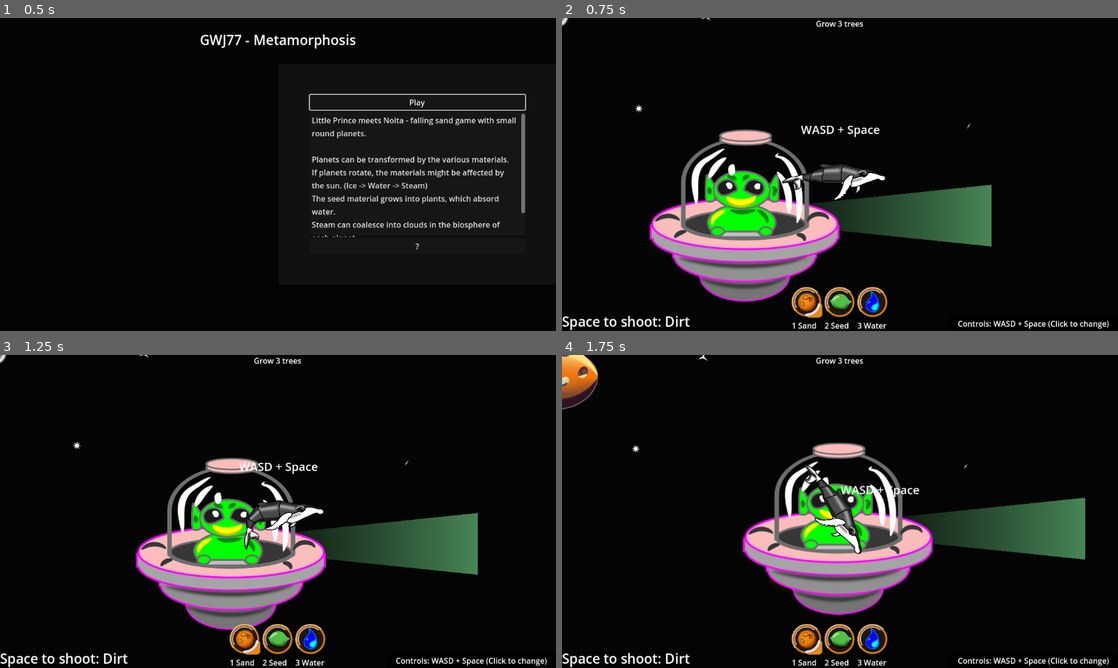
Above: before the commit, frames 1-4 (two rows, left to right).
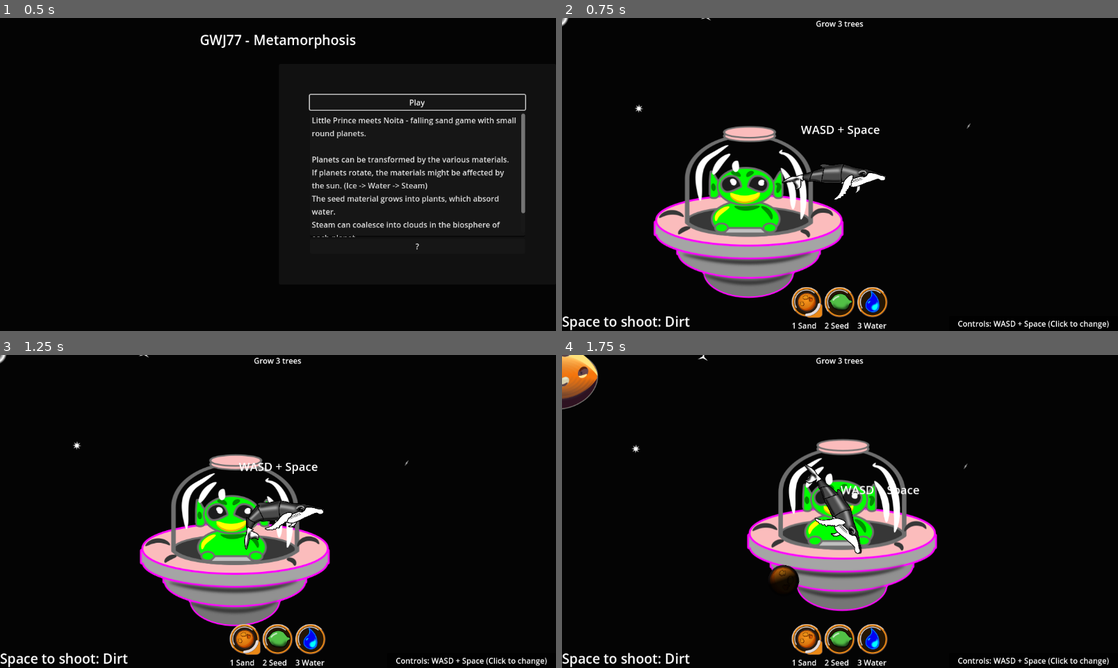
Above: after the commit, the same moments.

Repository: plexsoup/GWJ77-Metamorphosis
Game: Godot game, scene res://main.tscn
The game is run twice, just before and just after one commit, with the same random seed, the same clock (stepped at 60 frames per second) and the same inputs.
Inputs (mouse positions are in pixels of both pictures, inside the frame that each line leads up to):
- Up to frame 1 (0.5 s): no input
- Up to frame 2 (0.75 s): click "Play" at 0.5 s
- Up to frame 3 (1.25 s): no input
- Up to frame 4 (1.75 s): move the mouse to (962, 495) at 1.27 s; hold D (rotate_right) from 1.28 s (still down); hold Space (shoot) from 1.28 s (still down)

Frame 1 is identical in both runs. In frame 2, 12% of the frame differs, in the area x 15-78%, y 34-91%; in frame 3, 11%; in frame 4, 11%.

Commit message:
hyperspace anim

Diff:
--- a/Objects/alien_space_ship.gd
+++ b/Objects/alien_space_ship.gd
@@ -14,11 +14,12 @@
 var state = states.IDLE
 
 var target
+var object_in_beam
 
 # Called when the node enters the scene tree for the first time.
 func _ready() -> void:
 	start_y = global_position.y
-
+	$TractorBeam.hide()
 
 # Called every frame. 'delta' is the elapsed time since the previous frame.
 func _process(delta: float) -> void:
@@ -46,7 +47,9 @@
 		var dir = global_position.direction_to(nearest_organic.global_position)
 		$TractorBeam.points[1] = dir * 512
 		%VacuumArea.rotation = dir.angle()
-		global_position += dir * speed * delta
+		var belay_distance = 480
+		if global_position.distance_squared_to(nearest_organic.global_position) < belay_distance * belay_distance:
+			global_position += dir * speed * delta
 	else:
 		state = states.IDLE
 
@@ -67,16 +70,37 @@
 	if state == states.IDLE:
 		if randf() < 0.2:
 			state = states.SEEKING
-			$TractorBeam.show()
-		else:
+			$Sprite2D.frame = 1
+			%VacuumArea.set_deferred("monitoring", true)
+	elif state == states.SEEKING:
+		if randf() < 0.2: # give up
 			state = states.IDLE
-			$TractorBeam.hide()
+			$Sprite2D.frame = 0
+			%VacuumArea.set_deferred("monitoring", false)
 
 
 
 func _on_vacuum_area_body_entered(body: Node2D) -> void:
+	if body.is_in_group("planets"):
+		return
 	if state == states.SEEKING:
 		if body.is_in_group("seeds") or body.is_in_group("trees"):
-			body.queue_free()
-			state = states.IDLE
-			$TractorBeam.hide()
+			vacuum_up_object(body)
+
+func vacuum_up_object(body):
+	state = states.BEAMING
+	$AnimationPlayer.play("tractor_beam")
+	object_in_beam = body
+	object_in_beam.z_index = -10
+	var tween = create_tween()
+	tween.tween_property(object_in_beam, "global_position", self.global_position, 2.0)
+
+func consume_object_in_beam():
+	if object_in_beam != null and is_instance_valid(object_in_beam):
+		object_in_beam.queue_free()
+		object_in_beam = null
+
+func _on_animation_player_animation_finished(anim_name: StringName) -> void:
+	if anim_name == "tractor_beam":
+		consume_object_in_beam()
+		state = states.IDLE
--- a/Objects/alien_space_ship.tscn
+++ b/Objects/alien_space_ship.tscn
@@ -1,7 +1,72 @@
-[gd_scene load_steps=6 format=3 uid="uid://dp667gm1sla5"]
+[gd_scene load_steps=9 format=3 uid="uid://dp667gm1sla5"]
 
 [ext_resource type="Script" path="res://Objects/alien_space_ship.gd" id="1_gc3vy"]
-[ext_resource type="Texture2D" uid="uid://drk8m6mvpq3ri" path="res://assets/images/spaceship.png" id="2_o55ri"]
+[ext_resource type="Texture2D" uid="uid://byygph821p2bq" path="res://assets/images/spaceship_spritesheet.png" id="2_3njmc"]
+
+[sub_resource type="Animation" id="Animation_3vwbw"]
+resource_name = "tractor_beam"
+length = 2.0
+step = 0.125
+tracks/0/type = "value"
+tracks/0/imported = false
+tracks/0/enabled = true
+tracks/0/path = NodePath("TractorBeam:width")
+tracks/0/interp = 1
+tracks/0/loop_wrap = true
+tracks/0/keys = {
+"times": PackedFloat32Array(0, 0.125, 0.25, 0.375, 0.5, 0.625, 0.75, 0.875, 1, 1.125, 1.25, 1.375, 1.5, 1.625, 1.75, 1.875, 2),
+"transitions": PackedFloat32Array(1, 1, 1, 1, 1, 1, 1, 1, 1, 1, 1, 1, 1, 1, 1, 1, 1),
+"update": 0,
+"values": [64.0, 96.0, 64.0, 48.0, 64.0, 96.0, 64.0, 48.0, 64.0, 96.0, 64.0, 48.0, 64.0, 96.0, 64.0, 48.0, 64.0]
+}
+tracks/1/type = "value"
+tracks/1/imported = false
+tracks/1/enabled = true
+tracks/1/path = NodePath("TractorBeam:visible")
+tracks/1/interp = 1
+tracks/1/loop_wrap = true
+tracks/1/keys = {
+"times": PackedFloat32Array(0, 2),
+"transitions": PackedFloat32Array(1, 1),
+"update": 1,
+"values": [true, false]
+}
+
+[sub_resource type="Animation" id="Animation_afjy0"]
+length = 0.001
+tracks/0/type = "value"
+tracks/0/imported = false
+tracks/0/enabled = true
+tracks/0/path = NodePath("TractorBeam:width")
+tracks/0/interp = 1
+tracks/0/loop_wrap = true
+tracks/0/keys = {
+"times": PackedFloat32Array(0),
+"transitions": PackedFloat32Array(1),
+"update": 0,
+"values": [64.0]
+}
+tracks/1/type = "value"
+tracks/1/imported = false
+tracks/1/enabled = true
+tracks/1/path = NodePath("TractorBeam:visible")
+tracks/1/interp = 1
+tracks/1/loop_wrap = true
+tracks/1/keys = {
+"times": PackedFloat32Array(0),
+"transitions": PackedFloat32Array(1),
+"update": 1,
+"values": [false]
+}
+
+[sub_resource type="AnimationLibrary" id="AnimationLibrary_y7k13"]
+_data = {
+"RESET": SubResource("Animation_afjy0"),
+"tractor_beam": SubResource("Animation_3vwbw")
+}
+
+[sub_resource type="RectangleShape2D" id="RectangleShape2D_itb2o"]
+size = Vector2(314.045, 130.031)
 
 [sub_resource type="Curve" id="Curve_hyxup"]
 max_value = 2.0
@@ -12,32 +77,37 @@
 offsets = PackedFloat32Array(0, 0.98827)
 colors = PackedColorArray(0, 0, 0, 0.631373, 0.345595, 0.654762, 0.421409, 0.741176)
 
-[sub_resource type="RectangleShape2D" id="RectangleShape2D_itb2o"]
-size = Vector2(314.045, 130.031)
-
 [node name="SpaceShip" type="Node2D"]
 script = ExtResource("1_gc3vy")
 
+[node name="Sprite2D" type="Sprite2D" parent="."]
+texture = ExtResource("2_3njmc")
+hframes = 2
+
+[node name="DecisionTimer" type="Timer" parent="."]
+wait_time = 3.5
+autostart = true
+
+[node name="AnimationPlayer" type="AnimationPlayer" parent="."]
+libraries = {
+"": SubResource("AnimationLibrary_y7k13")
+}
+
+[node name="VacuumArea" type="Area2D" parent="."]
+unique_name_in_owner = true
+
+[node name="CollisionShape2D" type="CollisionShape2D" parent="VacuumArea"]
+position = Vector2(353.054, -1.04548)
+rotation = 0.00919545
+shape = SubResource("RectangleShape2D_itb2o")
+
 [node name="TractorBeam" type="Line2D" parent="."]
+visible = false
 points = PackedVector2Array(0, 0, 512, 0)
 width = 64.0
 width_curve = SubResource("Curve_hyxup")
 gradient = SubResource("Gradient_1be0k")
 
-[node name="VacuumArea" type="Area2D" parent="TractorBeam"]
-unique_name_in_owner = true
-
-[node name="CollisionShape2D" type="CollisionShape2D" parent="TractorBeam/VacuumArea"]
-position = Vector2(353.054, -1.04548)
-rotation = 0.00919545
-shape = SubResource("RectangleShape2D_itb2o")
-
-[node name="Sprite2D" type="Sprite2D" parent="."]
-texture = ExtResource("2_o55ri")
-
-[node name="DecisionTimer" type="Timer" parent="."]
-wait_time = 3.5
-autostart = true
-
-[connection signal="body_entered" from="TractorBeam/VacuumArea" to="." method="_on_vacuum_area_body_entered"]
 [connection signal="timeout" from="DecisionTimer" to="." method="_on_decision_timer_timeout"]
+[connection signal="animation_finished" from="AnimationPlayer" to="." method="_on_animation_player_animation_finished"]
+[connection signal="body_entered" from="VacuumArea" to="." method="_on_vacuum_area_body_entered"]
--- a/game_level.gd
+++ b/game_level.gd
@@ -15,6 +15,8 @@
 var aliens_destroyed : int = 0
 var civilizations_built : int = 0
 
+enum states { PLAYING, HYPERSPACE }
+var state = states.PLAYING
 
 func _init():
 	Globals.current_level = self
@@ -23,7 +25,8 @@
 	spawn_new_solar_system()
 
 func spawn_hyperspace():
-# go to next level.
+	# go to next level.
+	state = states.HYPERSPACE
 	var player = Globals.current_player
 	var player_pos : Vector2 = Vector2.ZERO
 	if player and is_instance_valid(player):
@@ -97,6 +100,7 @@
 	reset_win_conditions()
 	spawn_new_solar_system()
 	Globals.current_player.exit_hyperspace()
+	state = states.PLAYING
 
 func reset_win_conditions():
 	trees_grown = 0
@@ -125,6 +129,7 @@
 
 
 func _on_win_condition_monitor_timeout() -> void:
-	if detect_win_condition() == true:
-		spawn_hyperspace()
-	create_goal_hint(Globals.current_solar_system)
+	if state == states.PLAYING:
+		if detect_win_condition() == true:
+			spawn_hyperspace()
+		create_goal_hint(Globals.current_solar_system)
--- a/levels/hyperspace.gd
+++ b/levels/hyperspace.gd
@@ -7,7 +7,7 @@
 	$StarTimer.start()
 	$DurationTimer.start()
 	completed.connect(Globals.current_level._on_hyperspace_completed)
-
+	$AnimationPlayer.play("hyperspace")
 
 
 func spawn_stars(num):
--- a/levels/hyperspace.tscn
+++ b/levels/hyperspace.tscn
@@ -1,7 +1,69 @@
-[gd_scene load_steps=3 format=3 uid="uid://vl3vbblkoi1r"]
+[gd_scene load_steps=7 format=3 uid="uid://vl3vbblkoi1r"]
 
 [ext_resource type="Script" path="res://levels/hyperspace.gd" id="1_n42vk"]
-[ext_resource type="AudioStream" uid="uid://la33efkavy2c" path="res://assets/audio/hyperspace_full.wav" id="2_oraju"]
+[ext_resource type="AudioStream" uid="uid://bkvd7sp1cpyqn" path="res://assets/audio/happy.wav" id="2_lxain"]
+[ext_resource type="Texture2D" uid="uid://dwcf4hww8s8a3" path="res://assets/images/black_hole.png" id="3_easen"]
+
+[sub_resource type="Animation" id="Animation_7cmry"]
+resource_name = "hyperspace"
+length = 3.0
+tracks/0/type = "value"
+tracks/0/imported = false
+tracks/0/enabled = true
+tracks/0/path = NodePath("BlackHole:scale")
+tracks/0/interp = 1
+tracks/0/loop_wrap = true
+tracks/0/keys = {
+"times": PackedFloat32Array(0, 3),
+"transitions": PackedFloat32Array(1, 1),
+"update": 0,
+"values": [Vector2(0.1, 0.1), Vector2(5, 5)]
+}
+tracks/1/type = "value"
+tracks/1/imported = false
+tracks/1/enabled = true
+tracks/1/path = NodePath("BlackHole:position")
+tracks/1/interp = 1
+tracks/1/loop_wrap = true
+tracks/1/keys = {
+"times": PackedFloat32Array(0, 1.6, 3),
+"transitions": PackedFloat32Array(1, 1, 1),
+"update": 0,
+"values": [Vector2(0, 0), Vector2(-99, 24), Vector2(-284, -34)]
+}
+
+[sub_resource type="Animation" id="Animation_ros46"]
+length = 0.001
+tracks/0/type = "value"
+tracks/0/imported = false
+tracks/0/enabled = true
+tracks/0/path = NodePath("BlackHole:scale")
+tracks/0/interp = 1
+tracks/0/loop_wrap = true
+tracks/0/keys = {
+"times": PackedFloat32Array(0),
+"transitions": PackedFloat32Array(1),
+"update": 0,
+"values": [Vector2(0.1, 0.1)]
+}
+tracks/1/type = "value"
+tracks/1/imported = false
+tracks/1/enabled = true
+tracks/1/path = NodePath("BlackHole:position")
+tracks/1/interp = 1
+tracks/1/loop_wrap = true
+tracks/1/keys = {
+"times": PackedFloat32Array(0),
+"transitions": PackedFloat32Array(1),
+"update": 0,
+"values": [Vector2(0, 0)]
+}
+
+[sub_resource type="AnimationLibrary" id="AnimationLibrary_2svfw"]
+_data = {
+"RESET": SubResource("Animation_ros46"),
+"hyperspace": SubResource("Animation_7cmry")
+}
 
 [node name="Hyperspace" type="Node2D"]
 script = ExtResource("1_n42vk")
@@ -14,9 +76,18 @@
 one_shot = true
 
 [node name="AudioStreamPlayer" type="AudioStreamPlayer" parent="."]
-stream = ExtResource("2_oraju")
+stream = ExtResource("2_lxain")
 volume_db = -9.0
 autoplay = true
 
+[node name="BlackHole" type="Sprite2D" parent="."]
+scale = Vector2(0.1, 0.1)
+texture = ExtResource("3_easen")
+
+[node name="AnimationPlayer" type="AnimationPlayer" parent="."]
+libraries = {
+"": SubResource("AnimationLibrary_2svfw")
+}
+
 [connection signal="timeout" from="StarTimer" to="." method="_on_star_timer_timeout"]
 [connection signal="timeout" from="DurationTimer" to="." method="_on_duration_timer_timeout"]
--- a/solar_system.gd
+++ b/solar_system.gd
@@ -12,7 +12,13 @@
 	Globals.current_solar_system = self
 
 
+func _ready():
+	validate_dependencies()
 
+func validate_dependencies():
+	if not has_node("Projectiles"):
+		var projectiles_folder = Node2D.new()
+		add_child(projectiles_folder)
 
 func spawn_planet(location):
 	var planet_scene = preload("res://Objects/planet.tscn")
--- a/solar_system_01.tscn
+++ b/solar_system_01.tscn
@@ -87,3 +87,5 @@
 
 [node name="BlackHole" parent="BlackHoles" instance=ExtResource("8_c4b7h")]
 position = Vector2(2549, -3707)
+
+[node name="Projectiles" type="Node2D" parent="."]
--- a/space_whale.gd
+++ b/space_whale.gd
@@ -117,7 +117,8 @@
 
 	var dir_vector = muzzle.get_global_transform().x
 	#var dir_vector = Vector2.RIGHT.rotated(rotation)
-	add_sibling(new_projectile) # sibling, not child: projectiles shouldn't inherit subsequent spaceship transforms
+
+	Globals.current_solar_system.get_node("Projectiles").add_child(new_projectile)
 	new_projectile.linear_velocity = dir_vector * projectile_charge + linear_velocity
 
 func launch_off_planet(planet):
--- a/space_whale.tscn
+++ b/space_whale.tscn
@@ -111,6 +111,22 @@
 "transitions": PackedFloat32Array(1),
 "update": 1,
 "values": [0]
+}
+
+[sub_resource type="Animation" id="Animation_a38xi"]
+resource_name = "blow_water"
+length = 0.3
+tracks/0/type = "value"
+tracks/0/imported = false
+tracks/0/enabled = true
+tracks/0/path = NodePath("WhaleBody/HeadTop/BlowSpout:frame")
+tracks/0/interp = 1
+tracks/0/loop_wrap = true
+tracks/0/keys = {
+"times": PackedFloat32Array(0.0333333, 0.266667, 0.3),
+"transitions": PackedFloat32Array(1, 1, 1),
+"update": 0,
+"values": [0, 3, 0]
 }
 
 [sub_resource type="Animation" id="Animation_bv3aq"]
@@ -203,22 +219,6 @@
 "transitions": PackedFloat32Array(1, 1, 1, 1),
 "update": 0,
 "values": [0.0, 0.0, -0.0890118, 0.0]
-}
-
-[sub_resource type="Animation" id="Animation_a38xi"]
-resource_name = "blow_water"
-length = 0.3
-tracks/0/type = "value"
-tracks/0/imported = false
-tracks/0/enabled = true
-tracks/0/path = NodePath("WhaleBody/HeadTop/BlowSpout:frame")
-tracks/0/interp = 1
-tracks/0/loop_wrap = true
-tracks/0/keys = {
-"times": PackedFloat32Array(0.0333333, 0.266667, 0.3),
-"transitions": PackedFloat32Array(1, 1, 1),
-"update": 0,
-"values": [0, 3, 0]
 }
 
 [sub_resource type="AnimationLibrary" id="AnimationLibrary_yqwqh"]
Not shown, added: assets/audio/happy.wav.import
Binary file added: assets/images/spaceship_spritesheet.png
Not shown, added: assets/images/spaceship_spritesheet.png.import
Not shown, added: assets/audio/happy.wav
